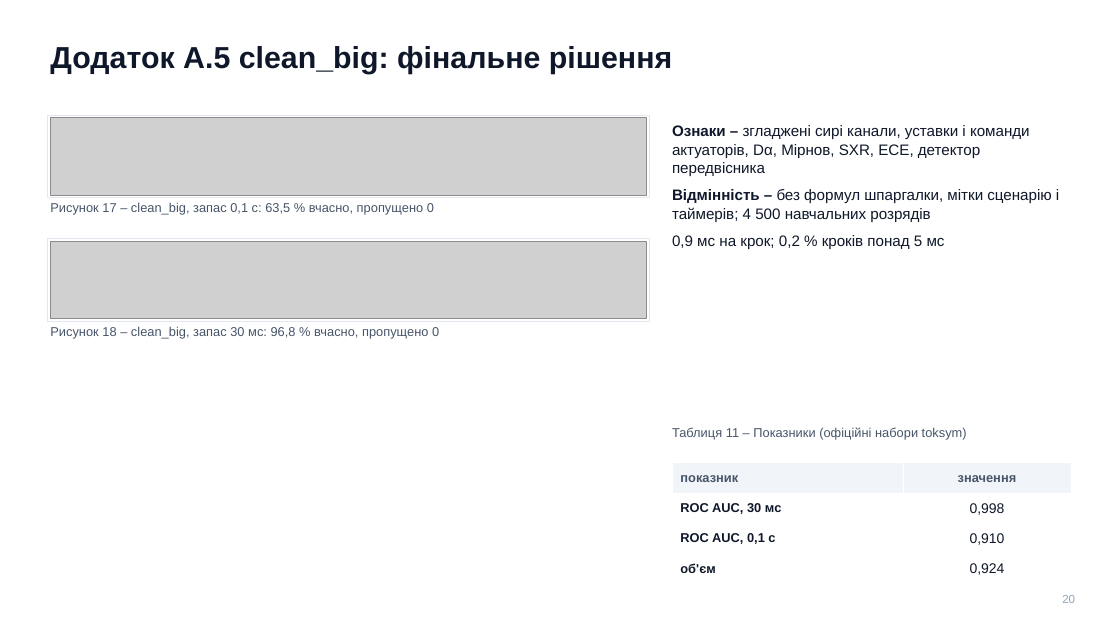
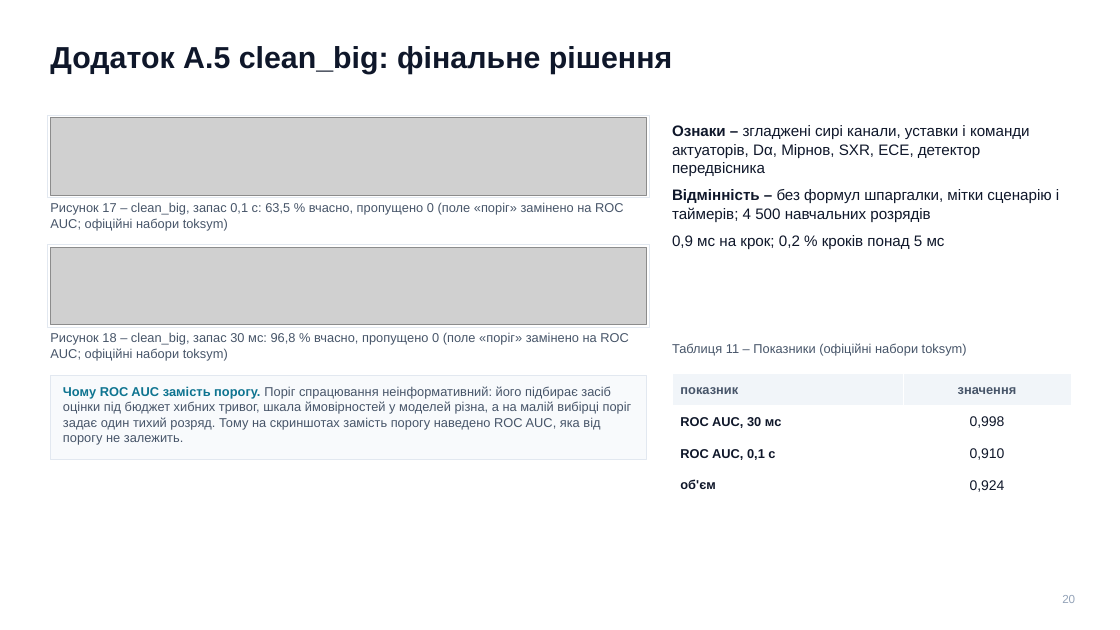
Before and after one commit to llllenah/plasma-disruption-prediction, a slide deck: slide 20 of docs/presentation.pptx. Drawn at 1120x630 pixels with LibreOffice and Linux fonts; fonts in the diff are those of the drawing; grey boxes stand for pictures. Boxes give left, top, right and bottom in pixels: in the first picture for what was removed or moved away, otherwise in the second. Text is boxed around its words. In the diff, an @@ line names an element or a change of style, - is before the commit and + after.

```diff
--- a/docs/presentation.pptx
+++ b/docs/presentation.pptx
@@ text at bbox=[50, 202, 624, 231]: text changed @@
-Рисунок 17 – clean_big, запас 0,1 с: 63,5 % вчасно, пропущено 0
+Рисунок 17 – clean_big, запас 0,1 с: 63,5 % вчасно, пропущено 0 (поле «поріг» замінено на ROC AUC; офіційні набори toksym)
@@ rectangle: place and size @@
-rectangle at bbox=[48, 239, 649, 321]
+rectangle at bbox=[48, 245, 649, 327]
@@ picture: place and size @@
-picture at bbox=[50, 241, 647, 318]
+picture at bbox=[50, 247, 647, 324]
@@ text at bbox=[50, 332, 629, 360]: text changed @@
-Рисунок 18 – clean_big, запас 30 мс: 96,8 % вчасно, пропущено 0
+Рисунок 18 – clean_big, запас 30 мс: 96,8 % вчасно, пропущено 0 (поле «поріг» замінено на ROC AUC; офіційні набори toksym)
@@ text "Таблиця 11 – Показники (офіційні ...": place and size @@
-text "Таблиця 11 – Показники (офіційні ..." at bbox=[672, 427, 967, 440]
+text "Таблиця 11 – Показники (офіційні ..." at bbox=[672, 343, 967, 355]
@@ rectangle added at bbox=[50, 376, 647, 460], fill #F8FAFC, outline #E2E8F0 1 pt @@
@@ text added at bbox=[63, 386, 632, 445], 11 pt, text #475569 @@
+Чому ROC AUC замість порогу. Поріг спрацювання неінформативний: його підбирає засіб оцінки під бюджет хибних тривог, шкала ймовірностей у моделей різна, а на малій вибірці поріг задає один тихий розряд. Тому на скриншотах замість порогу наведено ROC AUC, яка від порогу не залежить.
@@ table: place and size @@
-table at bbox=[672, 463, 1071, 584]
+table at bbox=[672, 374, 1071, 502]
```
Also in this commit, not shown: 7 other slides changed, 12 other files.
